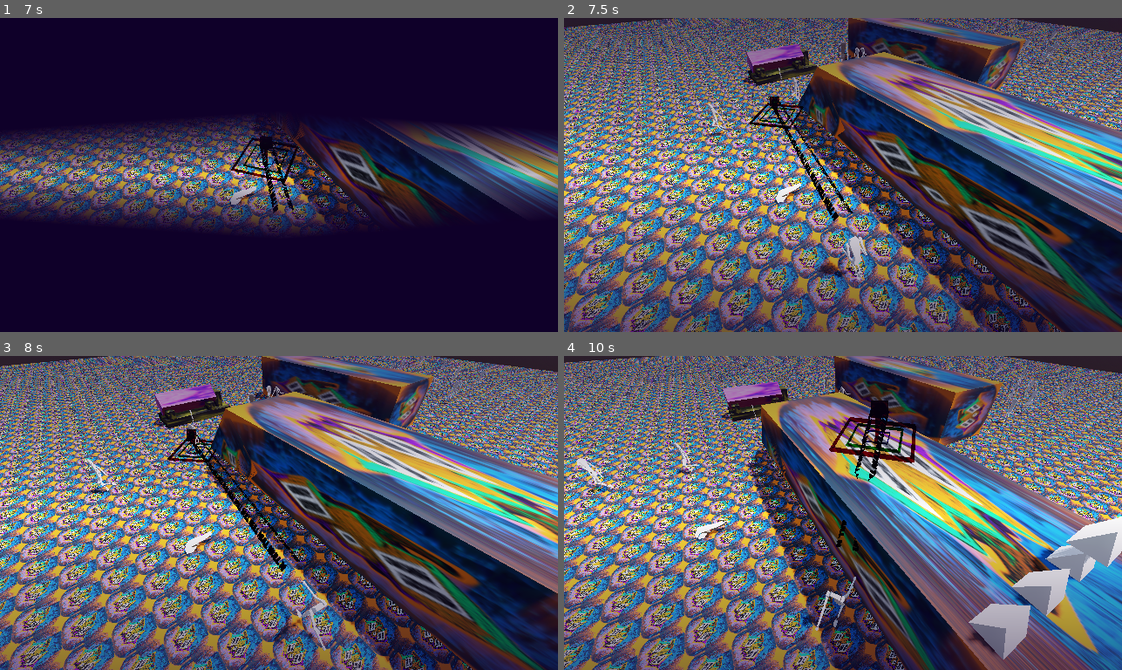
Above: before the commit, frames 1-4 (two rows, left to right).
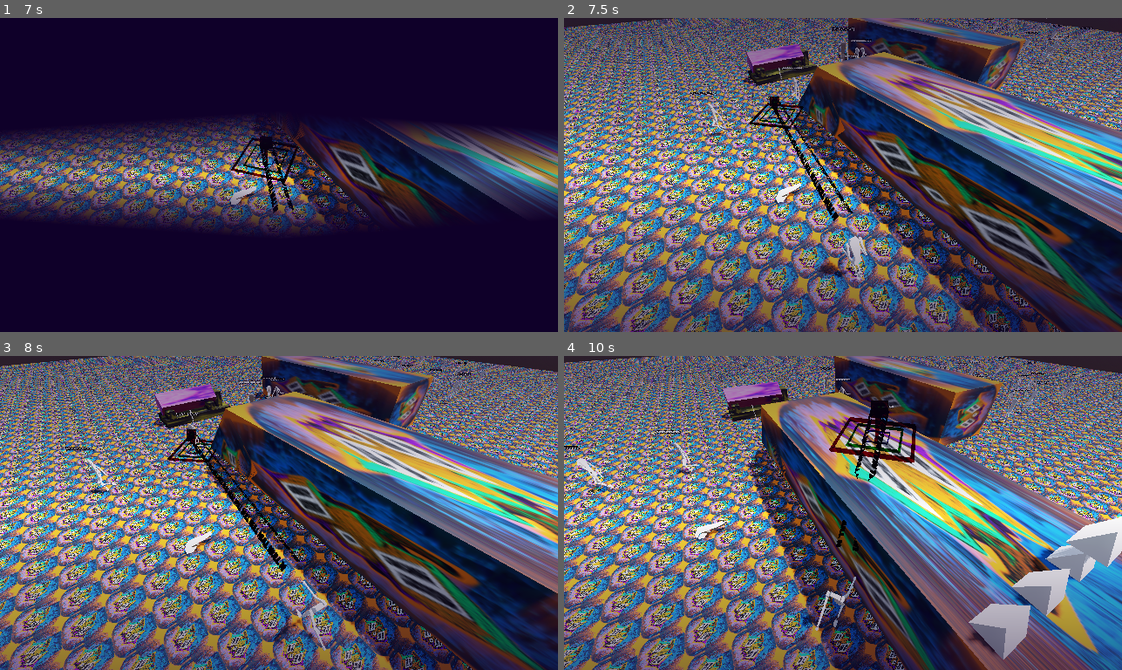
Above: after the commit, the same moments.

Repository: officialErnests/mut-4rr-
Game: Godot game, scene res://Scenes/main_menu.tscn
The game is run twice, just before and just after one commit, with the same random seed, the same clock (stepped at 60 frames per second) and the same inputs.
Inputs (mouse positions are in pixels of both pictures, inside the frame that each line leads up to):
- Up to frame 1 (7 s): click (279, 190) at 0.52 s; type "12" at 0.6 s; click "PLAY" at 1.25 s; tap Enter at 2 s; move the mouse to (401, 159) at 2.02 s; hold D (right) 2.03-2.78 s; tap Q (rot_cam_left) at 2.1, 5.85 s; move the mouse to (167, 190) at 2.77 s; hold S (backward) 2.78-3.53 s; tap E (rot_cam_right) at 2.85, 6.6 s; move the mouse to (334, 105) at 3.52 s; hold D (right) 3.53-4.28 s; hold Shift (sprint) 3.53-4.28 s; move the mouse to (251, 237) at 4.27 s; hold W (forward) 4.28-5.03 s; right-click (251, 237) at 4.35 s; move the mouse to (446, 222) at 5.02 s; hold A (left) 5.03-6.53 s; click (446, 222) at 5.1 s; move the mouse to (111, 127) at 5.77 s; move the mouse to (306, 175) at 6.52 s; hold S (backward) from 6.53 s (still down)
- Up to frame 2 (7.5 s): move the mouse to (759, 96) at 7.27 s; release S (backward) at 7.28 s; hold D (right) from 7.28 s (still down); tap Shift (sprint) at 7.35 s
- Up to frame 3 (8 s): keep holding D (right)
- Up to frame 4 (10 s): move the mouse to (965, 497) at 8.02 s; release D (right) at 8.03 s; hold W (forward) 8.03-8.78 s; right-click (965, 497) at 8.1 s; move the mouse to (731, 528) at 8.77 s; hold D (right) 8.78-9.53 s; click (731, 528) at 8.85 s; move the mouse to (898, 443) at 9.52 s; hold S (backward) from 9.53 s (still down); tap Q (rot_cam_left) at 9.6 s

Frame 1 is identical in both runs. In frame 2, 0.2% of the frame differs, in the area x 22-95%, y 0-25%; in frame 3, 0.2%; in frame 4, 0.3%, in the area x 0-94%, y 0-30%.

Commit message:
v0.3.4.1 added debug hp

Diff:
--- a/Scenes/items/pistol.tscn
+++ b/Scenes/items/pistol.tscn
@@ -52,8 +52,8 @@
 shoot_point = NodePath("../Shoot_offset")
 light_time = 0.02
 delay = 0.04
-max_ammo = 5
-shot_damage = 5.0
+max_ammo = 3
+shot_damage = 45.0
 hit_marker = NodePath("../MeshInstance3D")
 enabled = true
 metadata/_custom_type_script = "uid://b5kv5ttlwlpi5"
--- a/Scenes/npc.tscn
+++ b/Scenes/npc.tscn
@@ -6,6 +6,7 @@
 [ext_resource type="Script" uid="uid://qm1ashy2r86i" path="res://Scripts/npc/npc_navigation.gd" id="3_g6unj"]
 [ext_resource type="Script" uid="uid://dbi36cvmg01de" path="res://Scripts/player/stick_to_head.gd" id="4_h1ryf"]
 [ext_resource type="Script" uid="uid://dqw6girvin442" path="res://Scripts/utils/debug/npc_mind_debug.gd" id="6_6atyd"]
+[ext_resource type="Script" uid="uid://dtesgc2rnqet" path="res://Scripts/npc/Debug/hp_debuger.gd" id="7_2xkex"]
 
 [sub_resource type="CapsuleShape3D" id="CapsuleShape3D_acqhf"]
 radius = 0.2
@@ -34,6 +35,7 @@
 navigator = NodePath("Navigator")
 item_manager = NodePath("Items")
 eye_center = NodePath("Eye_center")
+hp_max = 100.0
 
 [node name="Body" parent="." instance=ExtResource("1_acqhf")]
 transform = Transform3D(-1, 0, 8.742278e-08, 0, 1, 0, -8.742278e-08, 0, -1, 0, 0, 0)
@@ -120,5 +122,11 @@
 vertical_alignment = 2
 script = ExtResource("6_6atyd")
 
+[node name="HP_DEBUGER" type="Label3D" parent="."]
+transform = Transform3D(1, 0, 0, 0, 1, 0, 0, 0, 1, 0, 2, 0)
+billboard = 2
+vertical_alignment = 2
+script = ExtResource("7_2xkex")
+
 [node name="Eye_center" type="Marker3D" parent="."]
 transform = Transform3D(1, 0, 0, 0, 1, 0, 0, 0, 1, 0, 1.4, 0)
--- /dev/null
+++ b/Scripts/npc/Debug/hp_debuger.gd
@@ -0,0 +1,18 @@
+extends Label3D
+
+
+@onready var parent_npc = $".."
+# Called when the node enters the scene tree for the first time.
+func _ready() -> void:
+	if not visible: return
+	drawHp(0)
+	parent_npc.hp_update.connect(drawHp)
+
+func drawHp(dmg: float):
+	text = "["
+	print(parent_npc.hp, parent_npc.hp_max)
+	for i in range(ceil(parent_npc.hp / parent_npc.hp_max * 10)):
+		text += "#"
+	for i in range(floor((parent_npc.hp_max - parent_npc.hp)/ parent_npc.hp_max * 10)):
+		text += "*"
+	text += "]"
--- a/Scripts/npc/npc_manager.gd
+++ b/Scripts/npc/npc_manager.gd
@@ -18,10 +18,9 @@
 var seen_objects: Array
 var seen_persons:  Array
 
-@export var max_hp: float
-var hp:= max_hp
-
-
+@export var hp_max: float
+var hp: float
+signal hp_update()
 
 var PRECAL_VISIONRSQUARE: float
 
@@ -29,6 +28,8 @@
 var timer_random = RandomNumberGenerator.new()
 
 func _ready() -> void:
+	hp = hp_max
+	hp_update.emit(hp_max)
 	# Finds and picks up first key since funny shit XD
 	id = global.declareCharecter(self)
 	random.seed = global.getRadnom(id)
@@ -93,6 +94,7 @@
 
 func takeDmg(dmg: float):
 	hp -= dmg
+	hp_update.emit(-dmg)
 	if hp <= 0:
 		queue_free()
 
--- a/Scripts/utils/debug/npc_mind_debug.gd
+++ b/Scripts/utils/debug/npc_mind_debug.gd
@@ -3,6 +3,7 @@
 @onready var parent_npc = $".."
 
 func _ready() -> void:
+	if not visible: return
 	drawText()
 	parent_npc.toughUpdate.connect(drawText)
 
Not shown: 1 places in Scenes/npc.tscn that only renumber resources
Not shown, added: Scripts/npc/Debug/hp_debuger.gd.uid
